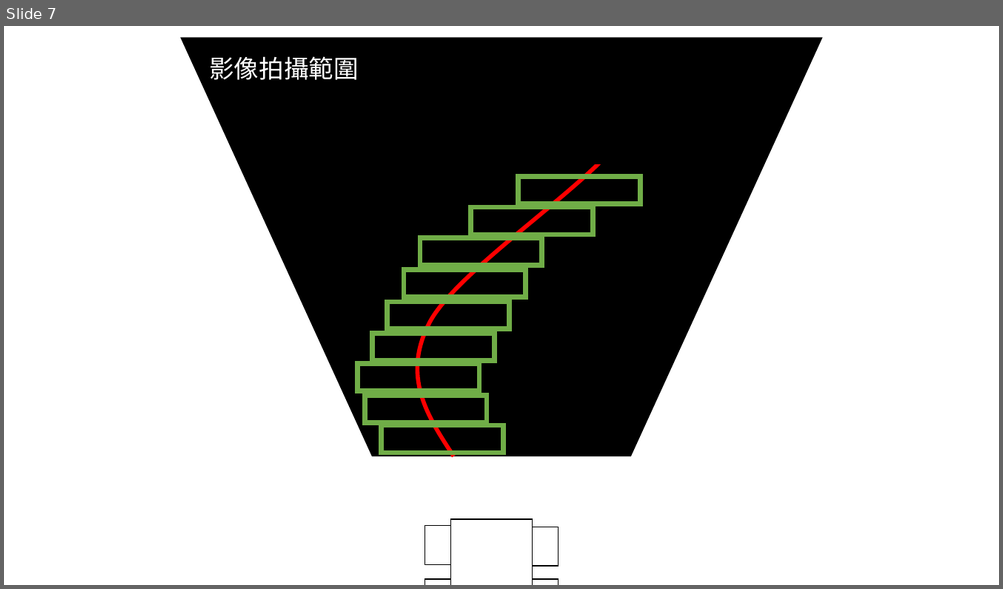
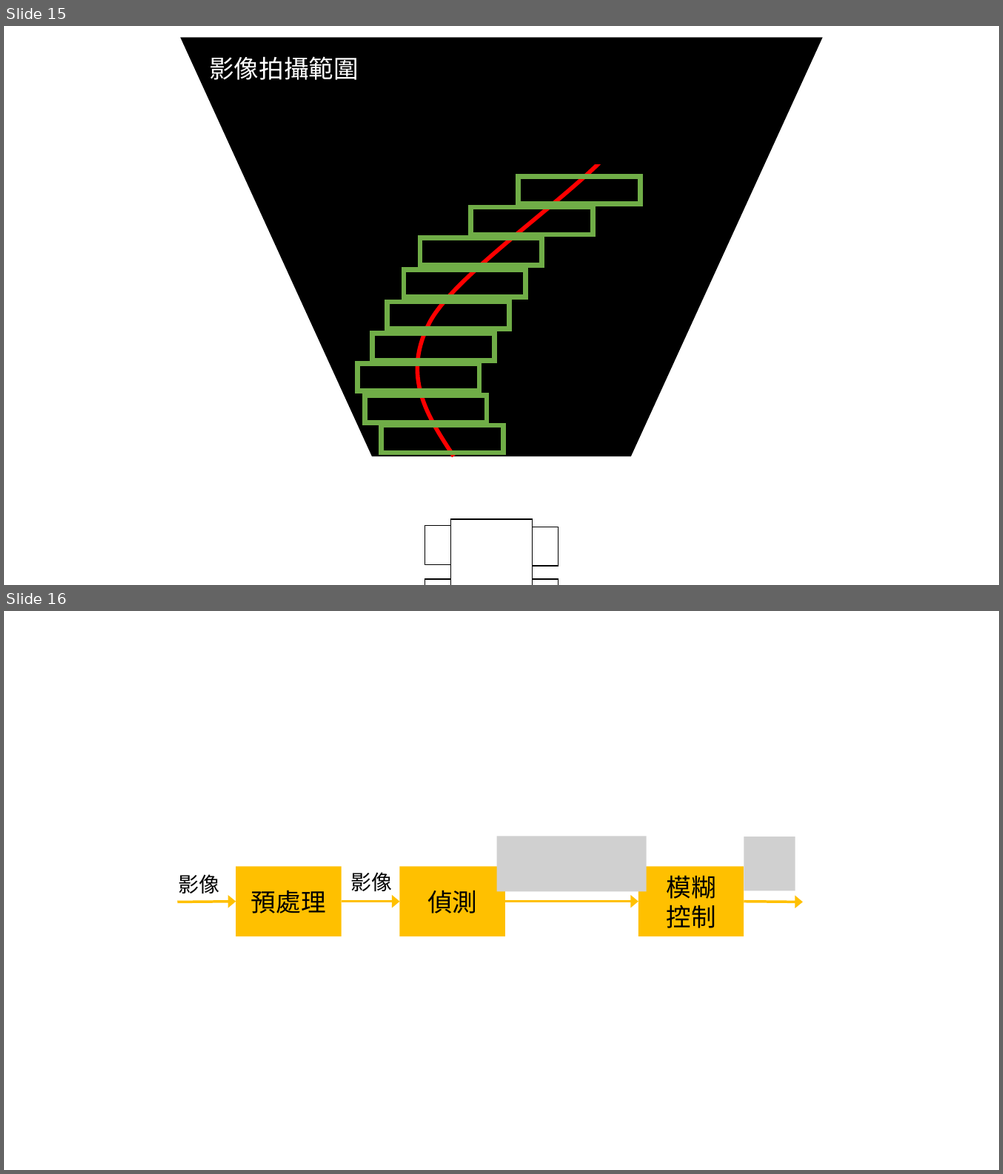
Before and after one commit to PrinceLego/Mechatronics_Integration, a slide deck: final_project/test.pptx. Shown one above the other, each under a label of ours: slide 7 before the commit, slides 15 and 16 after it. The pictures are 1003x589 and 1003x1174 pixels, drawn with LibreOffice and Linux fonts; fonts in the diff are those of the drawing; grey boxes stand for pictures. Boxes give left, top, right and bottom in pixels: in the first picture for what was removed or moved away, otherwise in the second. Text is boxed around its words. In the diff, an @@ line names an element or a change of style, - is before the commit and + after.

```diff
--- a/final_project/test.pptx
+++ b/final_project/test.pptx
@@ slide 16 added at [4,611,999,1170], background #FFFFFF @@
@@ group added at [177,836,802,937]: 4 arrows, 3 rectangles, 2 texts, 2 pictures @@
+預處理
+偵測
+模糊
+控制
+影像
+影像
@@ what was slide 7 is now slide 15 @@
```
Also in this commit, not shown: 2 slides changed, 10 other slides added, 9 other files.
